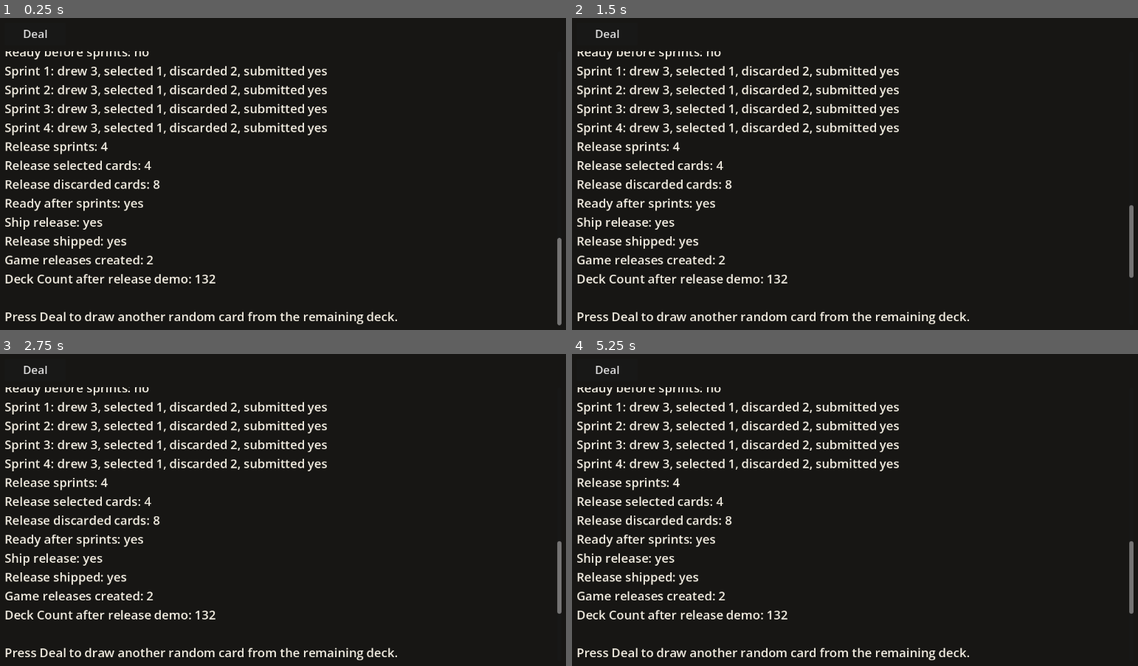
Above: before the commit, frames 1-4 (two rows, left to right).
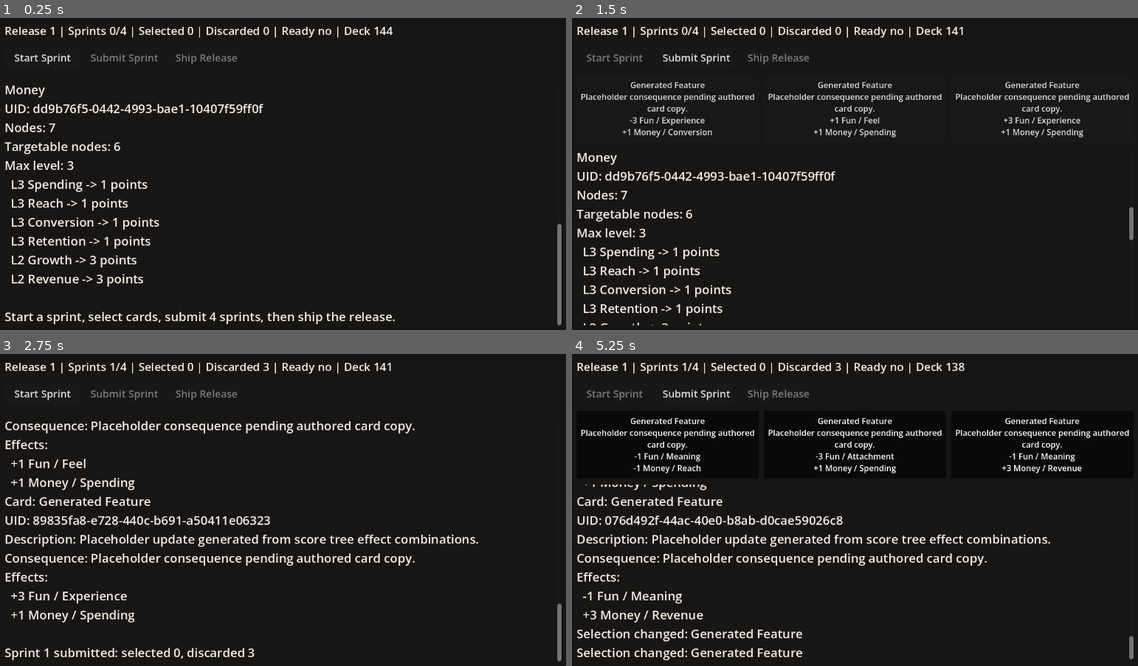
Above: after the commit, the same moments.

Repository: Josephblt/patch-notes
Game: Godot game, scene res://scenes/test_scene.tscn
Two runs of this game, one before a commit and one after it. Both use one fixed random seed, a clock stepped at 60 frames per second and the inputs below.
Inputs (mouse positions are in pixels of both pictures, inside the frame that each line leads up to):
- Up to frame 1 (0.25 s): no input
- Up to frame 2 (1.5 s): click (605, 33) at 0.5 s, where only the run before the commit has a clickable "Deal"; click (617, 58) at 1.25 s, where only the run after the commit has a clickable "Start Sprint"
- Up to frame 3 (2.75 s): click (124, 394) at 2 s, where only the run after the commit has a clickable "Submit Sprint"
- Up to frame 4 (5.25 s): click (617, 394) at 2.75 s, where only the run after the commit has a clickable "Start Sprint"; click (668, 444) at 3.5 s, where only the run after the commit has a clickable "Generated Feature Placeholder…"; click (855, 444) at 4.25 s, where only the run after the commit has a clickable "Generated Feature Placeholder…"; click (1041, 444) at 5 s, where only the run after the commit has a clickable "Generated Feature Placeholder…"

The runs differ from the first frame. In frame 1, 9.5% of the frame differs, in the area x 0-100%, y 2-99%; in frame 2, 13%; in frame 3, 11%; in frame 4, 14%.

Commit message:
Make lifecycle test scene interactive

Diff:
--- a/src/scenes/test_scene.tscn
+++ b/src/scenes/test_scene.tscn
@@ -28,12 +28,65 @@
 layout_mode = 2
 theme_override_constants/separation = 12
 
-[node name="DealButton" type="Button" parent="MarginContainer/VBoxContainer"]
-custom_minimum_size = Vector2(120, 44)
+[node name="StateLabel" type="Label" parent="MarginContainer/VBoxContainer"]
+custom_minimum_size = Vector2(720, 34)
 layout_mode = 2
-size_flags_horizontal = 0
+theme_override_colors/font_color = Color(0.956863, 0.937255, 0.890196, 1)
 theme_override_font_sizes/font_size = 22
-text = "Deal"
+text = "Loading run state..."
+
+[node name="ButtonRow" type="HBoxContainer" parent="MarginContainer/VBoxContainer"]
+layout_mode = 2
+theme_override_constants/separation = 10
+
+[node name="StartSprintButton" type="Button" parent="MarginContainer/VBoxContainer/ButtonRow"]
+custom_minimum_size = Vector2(150, 44)
+layout_mode = 2
+theme_override_font_sizes/font_size = 20
+text = "Start Sprint"
+
+[node name="SubmitSprintButton" type="Button" parent="MarginContainer/VBoxContainer/ButtonRow"]
+custom_minimum_size = Vector2(150, 44)
+layout_mode = 2
+theme_override_font_sizes/font_size = 20
+text = "Submit Sprint"
+
+[node name="ShipReleaseButton" type="Button" parent="MarginContainer/VBoxContainer/ButtonRow"]
+custom_minimum_size = Vector2(150, 44)
+layout_mode = 2
+theme_override_font_sizes/font_size = 20
+text = "Ship Release"
+
+[node name="CardButtonContainer" type="HBoxContainer" parent="MarginContainer/VBoxContainer"]
+layout_mode = 2
+theme_override_constants/separation = 10
+
+[node name="CardButton1" type="Button" parent="MarginContainer/VBoxContainer/CardButtonContainer"]
+custom_minimum_size = Vector2(220, 132)
+layout_mode = 2
+size_flags_horizontal = 3
+theme_override_font_sizes/font_size = 16
+toggle_mode = true
+text = "Card 1"
+autowrap_mode = 3
+
+[node name="CardButton2" type="Button" parent="MarginContainer/VBoxContainer/CardButtonContainer"]
+custom_minimum_size = Vector2(220, 132)
+layout_mode = 2
+size_flags_horizontal = 3
+theme_override_font_sizes/font_size = 16
+toggle_mode = true
+text = "Card 2"
+autowrap_mode = 3
+
+[node name="CardButton3" type="Button" parent="MarginContainer/VBoxContainer/CardButtonContainer"]
+custom_minimum_size = Vector2(220, 132)
+layout_mode = 2
+size_flags_horizontal = 3
+theme_override_font_sizes/font_size = 16
+toggle_mode = true
+text = "Card 3"
+autowrap_mode = 3
 
 [node name="ScrollContainer" type="ScrollContainer" parent="MarginContainer/VBoxContainer"]
 layout_mode = 2
--- a/src/scripts/test_scene.gd
+++ b/src/scripts/test_scene.gd
@@ -5,10 +5,15 @@
 var score_trees: Array[ScoreTree] = []
 var feature_deck: FeatureDeck
 var game_run: GameRun
+var current_sprint: Sprint
+var current_sprint_cards: Array[FeatureCard] = []
 var console_lines: Array[String] = []
-var dealt_count: int = 0
-
-@onready var deal_button: Button = $MarginContainer/VBoxContainer/DealButton
+var card_buttons: Array[Button] = []
+
+@onready var state_label: Label = $MarginContainer/VBoxContainer/StateLabel
+@onready var start_sprint_button: Button = $MarginContainer/VBoxContainer/ButtonRow/StartSprintButton
+@onready var submit_sprint_button: Button = $MarginContainer/VBoxContainer/ButtonRow/SubmitSprintButton
+@onready var ship_release_button: Button = $MarginContainer/VBoxContainer/ButtonRow/ShipReleaseButton
 @onready var console_scroll: ScrollContainer = $MarginContainer/VBoxContainer/ScrollContainer
 @onready var output_label: Label = $MarginContainer/VBoxContainer/ScrollContainer/Label
 
@@ -18,11 +23,22 @@
 	feature_deck = FeatureDeckBuilder.build(score_trees)
 	feature_deck.shuffle()
 	game_run = GameRun.new(feature_deck)
-	deal_button.pressed.connect(_on_deal_button_pressed)
+	card_buttons = [
+		$MarginContainer/VBoxContainer/CardButtonContainer/CardButton1,
+		$MarginContainer/VBoxContainer/CardButtonContainer/CardButton2,
+		$MarginContainer/VBoxContainer/CardButtonContainer/CardButton3,
+	]
+
+	start_sprint_button.pressed.connect(_on_start_sprint_button_pressed)
+	submit_sprint_button.pressed.connect(_on_submit_sprint_button_pressed)
+	ship_release_button.pressed.connect(_on_ship_release_button_pressed)
+
+	for card_index: int in range(card_buttons.size()):
+		card_buttons[card_index].pressed.connect(_on_card_button_pressed.bind(card_index))
 
 	_print_line("PATCH NOTES")
 	_print_line("")
-	_print_line("Test scene")
+	_print_line("Interactive lifecycle test")
 	_print_line("Source: %s" % SCORE_TREE_DIR)
 	_print_line("Trees loaded: %d" % score_trees.size())
 	_print_line("Deck Count: %d" % feature_deck.get_size())
@@ -32,31 +48,151 @@
 		_print_lines(_describe_score_tree(score_tree))
 
 	_print_line("")
-	_print_lines(_describe_release_demo())
-
-	_print_line("")
-	_print_line("Press Deal to draw another random card from the remaining deck.")
-
-
-func _on_deal_button_pressed() -> void:
-	if feature_deck == null or not feature_deck.can_draw():
+	_print_line("Start a sprint, select cards, submit 4 sprints, then ship the release.")
+	_render_state()
+
+
+func _on_start_sprint_button_pressed() -> void:
+	current_sprint = game_run.start_sprint()
+
+	if current_sprint == null:
 		_print_line("")
-		_print_line("Deck Count: 0")
-		_print_line("Deck is empty.")
-		deal_button.disabled = true
-		return
-
-	feature_deck.shuffle()
-	var drawn_card: FeatureCard = feature_deck.draw()
-
-	dealt_count += 1
-	_print_line("")
-	_print_line("Deal %d" % dealt_count)
+		_print_line("Could not start sprint. Ship the release or check deck count.")
+		_render_state()
+		return
+
+	current_sprint_cards = current_sprint.get_feature_cards()
+	_print_line("")
+	_print_line("Release %d / Sprint %d started" % [
+		game_run.get_current_release().get_number(),
+		current_sprint.get_number(),
+	])
 	_print_line("Deck Count: %d" % feature_deck.get_size())
-	_print_lines(_describe_card(drawn_card))
-
-	if not feature_deck.can_draw():
-		deal_button.disabled = true
+
+	for card: FeatureCard in current_sprint_cards:
+		_print_lines(_describe_card(card))
+
+	_render_state()
+
+
+func _on_card_button_pressed(card_index: int) -> void:
+	if current_sprint == null or current_sprint.is_submitted():
+		return
+
+	if card_index >= current_sprint_cards.size():
+		return
+
+	var card: FeatureCard = current_sprint_cards[card_index]
+	var did_change_selection: bool = false
+
+	if card_buttons[card_index].button_pressed:
+		did_change_selection = current_sprint.select_card(card.get_uid())
+	else:
+		did_change_selection = current_sprint.deselect_card(card.get_uid())
+
+	if did_change_selection:
+		_print_line("Selection changed: %s" % card.get_title())
+
+	_render_state()
+
+
+func _on_submit_sprint_button_pressed() -> void:
+	if current_sprint == null:
+		return
+
+	var submitted_sprint_number: int = current_sprint.get_number()
+
+	if not game_run.submit_sprint(current_sprint):
+		_print_line("")
+		_print_line("Could not submit sprint %d." % submitted_sprint_number)
+		_render_state()
+		return
+
+	_print_line("")
+	_print_line("Sprint %d submitted: selected %d, discarded %d" % [
+		submitted_sprint_number,
+		current_sprint.get_selected_card_count(),
+		current_sprint.get_discarded_card_count(),
+	])
+
+	current_sprint = null
+	current_sprint_cards = []
+	_render_state()
+
+
+func _on_ship_release_button_pressed() -> void:
+	var release: Release = game_run.get_current_release()
+
+	if release == null:
+		return
+
+	var shipped_release_number: int = release.get_number()
+
+	if not game_run.ship_current_release():
+		_print_line("")
+		_print_line("Release %d is not ready to ship." % shipped_release_number)
+		_render_state()
+		return
+
+	_print_line("")
+	_print_line("Release %d shipped." % shipped_release_number)
+	_render_state()
+
+
+func _render_state() -> void:
+	var release: Release = game_run.get_current_release()
+
+	if release == null:
+		state_label.text = "Run complete. Deck: %d" % feature_deck.get_size()
+		start_sprint_button.disabled = true
+		submit_sprint_button.disabled = true
+		ship_release_button.disabled = true
+		_render_card_buttons()
+		return
+
+	state_label.text = "Release %d | Sprints %d/%d | Selected %d | Discarded %d | Ready %s | Deck %d" % [
+		release.get_number(),
+		release.get_sprint_count(),
+		Release.SPRINT_COUNT,
+		release.get_selected_card_count(),
+		release.get_discarded_card_count(),
+		_format_bool(release.is_ready_to_ship()),
+		feature_deck.get_size(),
+	]
+
+	start_sprint_button.disabled = current_sprint != null or release.is_ready_to_ship()
+	submit_sprint_button.disabled = current_sprint == null
+	ship_release_button.disabled = current_sprint != null or not release.is_ready_to_ship()
+	_render_card_buttons()
+
+
+func _render_card_buttons() -> void:
+	for card_index: int in range(card_buttons.size()):
+		var card_button: Button = card_buttons[card_index]
+		var has_card: bool = card_index < current_sprint_cards.size()
+
+		card_button.visible = has_card
+		card_button.disabled = current_sprint == null or current_sprint.is_submitted()
+
+		if not has_card:
+			card_button.text = ""
+			card_button.button_pressed = false
+			continue
+
+		var card: FeatureCard = current_sprint_cards[card_index]
+		card_button.text = _format_card_button_text(card)
+
+
+func _format_card_button_text(card: FeatureCard) -> String:
+	var lines: Array[String] = []
+
+	lines.append(card.get_title())
+	lines.append(card.get_consequence())
+
+	for effect: FeatureEffect in card.get_effects():
+		lines.append(_describe_effect(effect))
+
+	return _join_lines(lines)
 
 
 func _describe_card(card: FeatureCard) -> Array[String]:
@@ -70,49 +206,6 @@
 
 	for effect: FeatureEffect in card.get_effects():
 		lines.append("  %s" % _describe_effect(effect))
-
-	return lines
-
-
-func _describe_release_demo() -> Array[String]:
-	var lines: Array[String] = []
-	var release: Release = game_run.get_current_release()
-
-	lines.append("Release %d" % release.get_number())
-	lines.append("Ready before sprints: %s" % _format_bool(release.is_ready_to_ship()))
-
-	for sprint_index: int in range(Release.SPRINT_COUNT):
-		var sprint: Sprint = game_run.start_sprint()
-
-		if sprint == null:
-			lines.append("Sprint %d: could not draw %d cards" % [
-				sprint_index + 1,
-				GameRun.CARDS_PER_SPRINT,
-			])
-			continue
-
-		var sprint_cards: Array[FeatureCard] = sprint.get_feature_cards()
-
-		if not sprint_cards.is_empty():
-			sprint.select_card(sprint_cards[0].get_uid())
-
-		game_run.submit_sprint(sprint)
-		lines.append("Sprint %d: drew %d, selected %d, discarded %d, submitted %s" % [
-			sprint.get_number(),
-			sprint_cards.size(),
-			sprint.get_selected_card_count(),
-			sprint.get_discarded_card_count(),
-			_format_bool(sprint.is_submitted()),
-		])
-
-	lines.append("Release sprints: %d" % release.get_sprint_count())
-	lines.append("Release selected cards: %d" % release.get_selected_card_count())
-	lines.append("Release discarded cards: %d" % release.get_discarded_card_count())
-	lines.append("Ready after sprints: %s" % _format_bool(release.is_ready_to_ship()))
-	lines.append("Ship release: %s" % _format_bool(game_run.ship_current_release()))
-	lines.append("Release shipped: %s" % _format_bool(release.is_shipped()))
-	lines.append("Game releases created: %d" % game_run.get_release_count())
-	lines.append("Deck Count after release demo: %d" % feature_deck.get_size())
 
 	return lines
 
